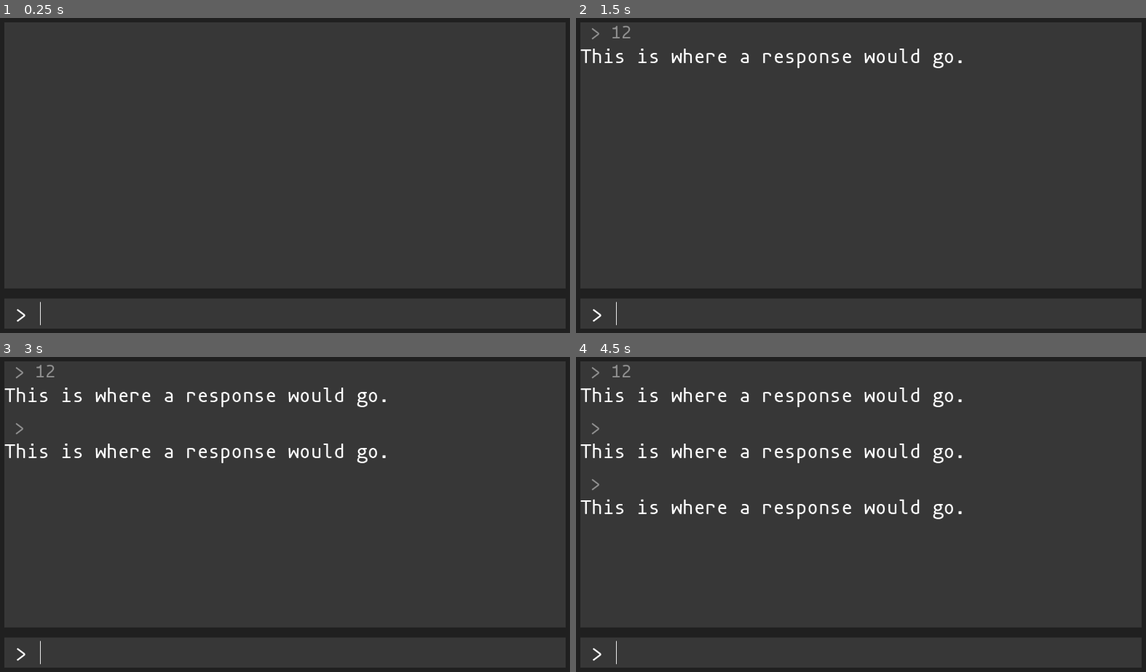
Above: before the commit, frames 1-4 (two rows, left to right).
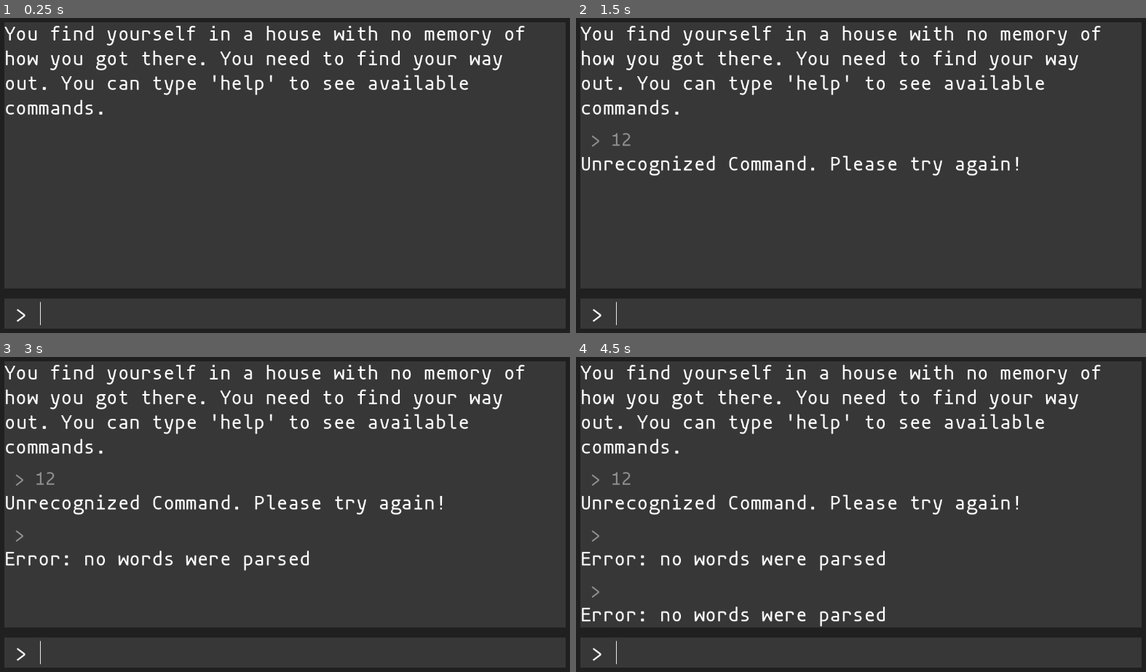
Above: after the commit, the same moments.

Repository: joealcantara/Coding
Game: Godot game, scene res://game.tscn
Two runs of this game, one before a commit and one after it. Both use one fixed random seed, a clock stepped at 60 frames per second and the inputs below.
Inputs (mouse positions are in pixels of both pictures, inside the frame that each line leads up to):
- Up to frame 1 (0.25 s): no input
- Up to frame 2 (1.5 s): click (878, 314) at 0.52 s; type "12" at 0.6 s; tap Enter at 1.25 s
- Up to frame 3 (3 s): tap Space at 2 s; tap Enter at 2.75 s
- Up to frame 4 (4.5 s): tap Space at 3.5 s; tap Enter at 4.25 s

The runs differ from the first frame. In frame 1, 3.4% of the frame differs, in the area x 0-93%, y 2-31%; in frame 2, 5.0%; in frame 3, 6.5%; in frame 4, 7.7%, in the area x 0-93%, y 2-86%.

Commit message:
added command parser

Diff:
--- /dev/null
+++ b/textadventure1/command_processor.gd
@@ -0,0 +1,31 @@
+extends Node
+
+
+func process_command(input: String) -> String:
+	var words = input.split(" ", false)
+	if words.size() == 0:
+		return "Error: no words were parsed"
+	var first_word = words[0].to_lower()
+	var second_word = ""
+	if words.size() > 1:
+		second_word = words[1].to_lower()
+
+	match first_word:
+		"go":
+			return go(second_word)
+		"help":
+			return help()
+		_:
+			return "Unrecognized Command. Please try again!"
+
+
+
+func go(direction: String):
+	if direction == "":
+		return "go where?"
+
+	return "You go to %s" % direction
+
+
+func help() -> String:
+	return "You can use these commands: go [location], help"
--- a/textadventure1/game.gd
+++ b/textadventure1/game.gd
@@ -1,10 +1,13 @@
 extends Control
 
+const Response = preload("res://response.tscn")
+const InputResponse = preload("res://input_response.tscn")
 
-const InputResponse = preload("res://input_response.tscn")
+@export var max_lines_remembered := 30
 
 var max_scroll_length := 0
 
+@onready var command_processor = $CommandProcessor
 @onready var history_rows = $Background/MarginContainer/Rows/GameInfo/Scroll/HistoryRows
 @onready var scroll = $Background/MarginContainer/Rows/GameInfo/Scroll
 @onready var scrollbar = scroll.get_v_scroll_bar()
@@ -13,6 +16,9 @@
 func _ready() -> void:
 	scrollbar.changed.connect(handle_scrollbar_changed)
 	max_scroll_length = scrollbar.max_value
+	var starting_message = Response.instantiate()
+	starting_message.text = "You find yourself in a house with no memory of how you got there. You need to find your way out. You can type 'help' to see available commands."
+	add_response_to_game(starting_message)
 
 
 func handle_scrollbar_changed():
@@ -22,6 +28,22 @@
 
 
 func _on_input_text_submitted(new_text: String) -> void:
+	if new_text.is_empty():
+		return
+
 	var input_response = InputResponse.instantiate()
-	input_response.set_text(new_text, "This is where a response would go.")
-	history_rows.add_child(input_response)
+	var response = command_processor.process_command(new_text)
+	input_response.set_text(new_text, response)
+	add_response_to_game(input_response)
+
+
+func add_response_to_game(response: Control):
+	history_rows.add_child(response)
+	delete_history_beyond_limit()
+
+
+func delete_history_beyond_limit():
+	if history_rows.get_child_count() > max_lines_remembered:
+		var rows_to_forget = history_rows.get_child_count() - max_lines_remembered
+		for i in range(rows_to_forget):
+			history_rows.get_child(i).queue_free()
--- a/textadventure1/game.tscn
+++ b/textadventure1/game.tscn
@@ -1,8 +1,9 @@
-[gd_scene load_steps=9 format=3 uid="uid://ynu33nuhsyrh"]
+[gd_scene load_steps=10 format=3 uid="uid://ynu33nuhsyrh"]
 
 [ext_resource type="Script" path="res://game.gd" id="1_t3tsv"]
 [ext_resource type="FontFile" uid="uid://crlvd2f7qap8p" path="res://resources/mononoki_mono_regular.ttf" id="1_tspwe"]
 [ext_resource type="Script" path="res://input.gd" id="2_3oevp"]
+[ext_resource type="Script" path="res://command_processor.gd" id="2_xqu0w"]
 
 [sub_resource type="StyleBoxFlat" id="StyleBoxFlat_msnyn"]
 bg_color = Color(0.125911, 0.125911, 0.125911, 1)
@@ -25,6 +26,9 @@
 grow_horizontal = 2
 grow_vertical = 2
 script = ExtResource("1_t3tsv")
+
+[node name="CommandProcessor" type="Node" parent="."]
+script = ExtResource("2_xqu0w")
 
 [node name="Background" type="PanelContainer" parent="."]
 layout_mode = 1
@@ -56,6 +60,8 @@
 
 [node name="HistoryRows" type="VBoxContainer" parent="Background/MarginContainer/Rows/GameInfo/Scroll"]
 layout_mode = 2
+size_flags_horizontal = 3
+size_flags_vertical = 3
 theme_override_constants/separation = 20
 
 [node name="InputArea" type="PanelContainer" parent="Background/MarginContainer/Rows"]
--- /dev/null
+++ b/textadventure1/input_history.tscn
@@ -0,0 +1,9 @@
+[gd_scene load_steps=2 format=3 uid="uid://u1sqdf4bt634"]
+
+[ext_resource type="FontFile" uid="uid://crlvd2f7qap8p" path="res://resources/mononoki_mono_regular.ttf" id="1_ym5yw"]
+
+[node name="InputHistory" type="Label"]
+theme_override_colors/font_color = Color(0.571649, 0.571649, 0.571649, 1)
+theme_override_fonts/font = ExtResource("1_ym5yw")
+theme_override_font_sizes/font_size = 36
+text = " > This is what the user typed."
--- a/textadventure1/input_response.tscn
+++ b/textadventure1/input_response.tscn
@@ -1,21 +1,14 @@
-[gd_scene load_steps=3 format=3 uid="uid://c3bbffw5xhox3"]
+[gd_scene load_steps=4 format=3 uid="uid://c3bbffw5xhox3"]
 
-[ext_resource type="FontFile" uid="uid://crlvd2f7qap8p" path="res://resources/mononoki_mono_regular.ttf" id="1_fkddd"]
 [ext_resource type="Script" path="res://input_response.gd" id="1_uru6t"]
+[ext_resource type="PackedScene" uid="uid://u1sqdf4bt634" path="res://input_history.tscn" id="2_np74g"]
+[ext_resource type="PackedScene" uid="uid://bsp5x36hs5ks1" path="res://response.tscn" id="3_h64nk"]
 
 [node name="InputResponse" type="VBoxContainer"]
 script = ExtResource("1_uru6t")
 
-[node name="InputHistory" type="Label" parent="."]
+[node name="InputHistory" parent="." instance=ExtResource("2_np74g")]
 layout_mode = 2
-theme_override_colors/font_color = Color(0.571649, 0.571649, 0.571649, 1)
-theme_override_fonts/font = ExtResource("1_fkddd")
-theme_override_font_sizes/font_size = 36
-text = " > This is what the user typed."
 
-[node name="Response" type="Label" parent="."]
+[node name="Response" parent="." instance=ExtResource("3_h64nk")]
 layout_mode = 2
-theme_override_fonts/font = ExtResource("1_fkddd")
-theme_override_font_sizes/font_size = 40
-text = "This is what the game will give back.
-"
--- /dev/null
+++ b/textadventure1/response.tscn
@@ -0,0 +1,10 @@
+[gd_scene load_steps=2 format=3 uid="uid://bsp5x36hs5ks1"]
+
+[ext_resource type="FontFile" uid="uid://crlvd2f7qap8p" path="res://resources/mononoki_mono_regular.ttf" id="1_atc66"]
+
+[node name="Response" type="Label"]
+theme_override_fonts/font = ExtResource("1_atc66")
+theme_override_font_sizes/font_size = 40
+text = "This is what the game will give back.
+"
+autowrap_mode = 3
